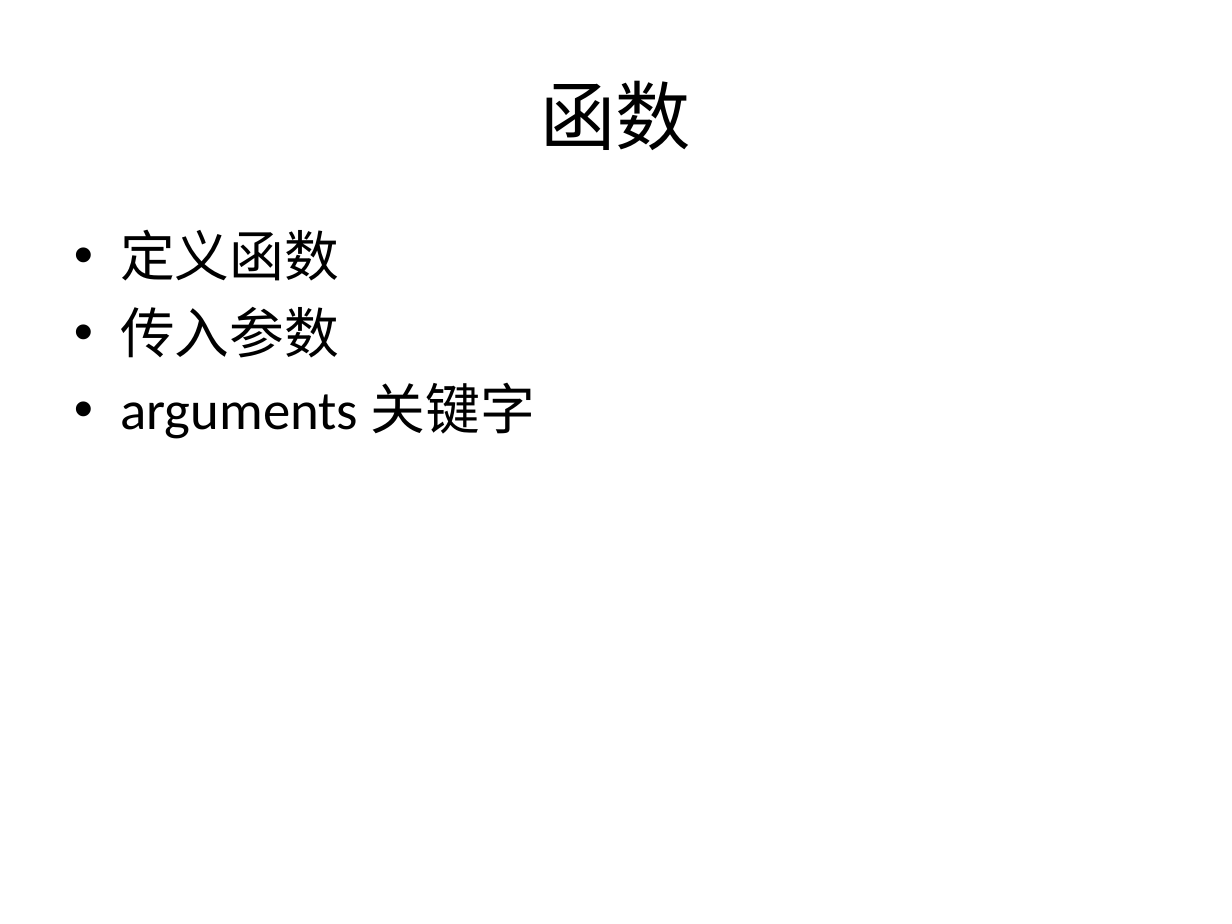
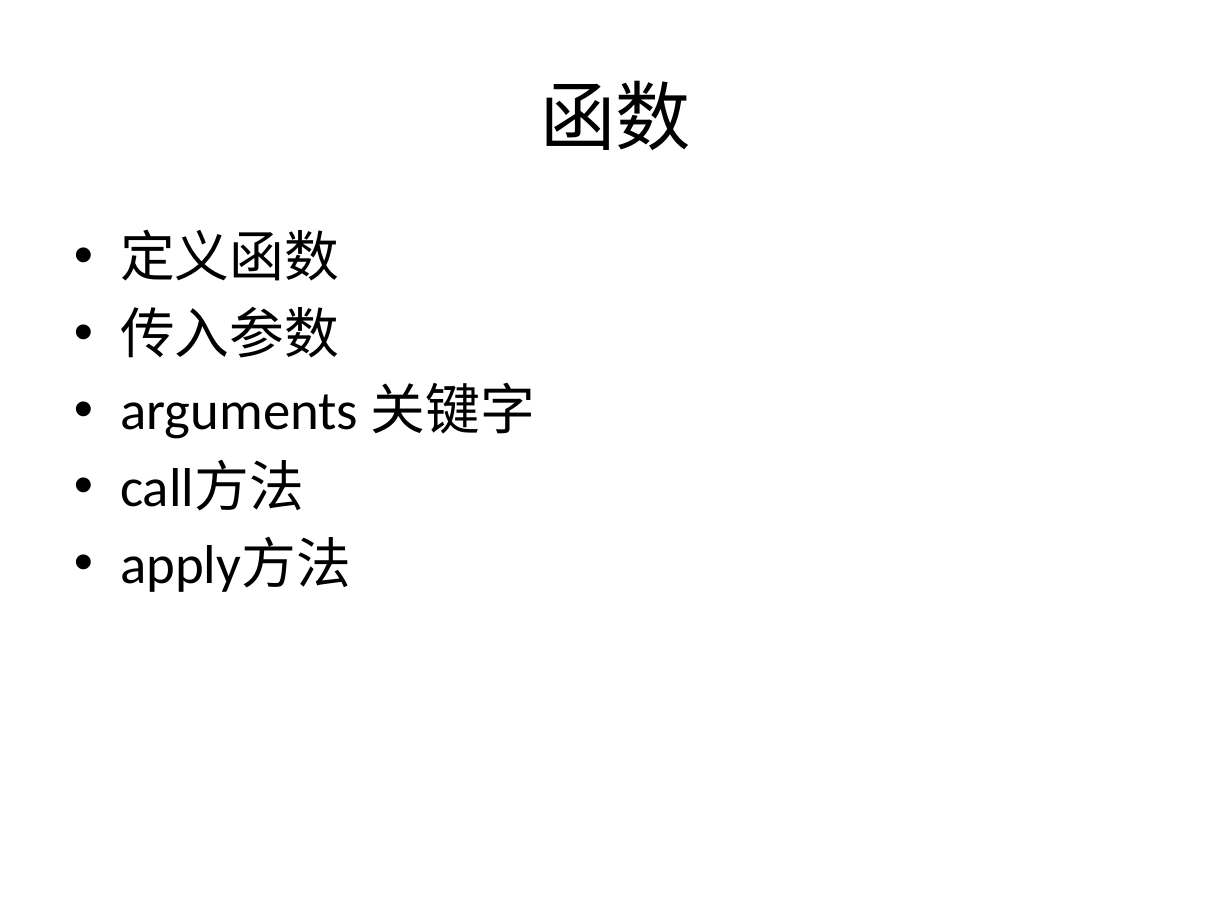
Before and after one commit to plter/HTML5Course20160612, a slide deck: slide 12 of JavaScript教学记录.pptx. Drawn at 1232x924 pixels with LibreOffice and Linux fonts; fonts in the diff are those of the drawing. Boxes give left, top, right and bottom in pixels: in the first picture for what was removed or moved away, otherwise in the second. Text is boxed around its words. In the diff, an @@ line names an element or a change of style, - is before the commit and + after.

```diff
--- a/JavaScript教学记录.pptx
+++ b/JavaScript教学记录.pptx
@@ text at (x1=120, y1=460, x2=351, y2=592): paragraphs added @@
+• call方法
+• apply方法
```
Also in this commit, not shown: 1 other slide changed, 5 slides added, 13 other files.
